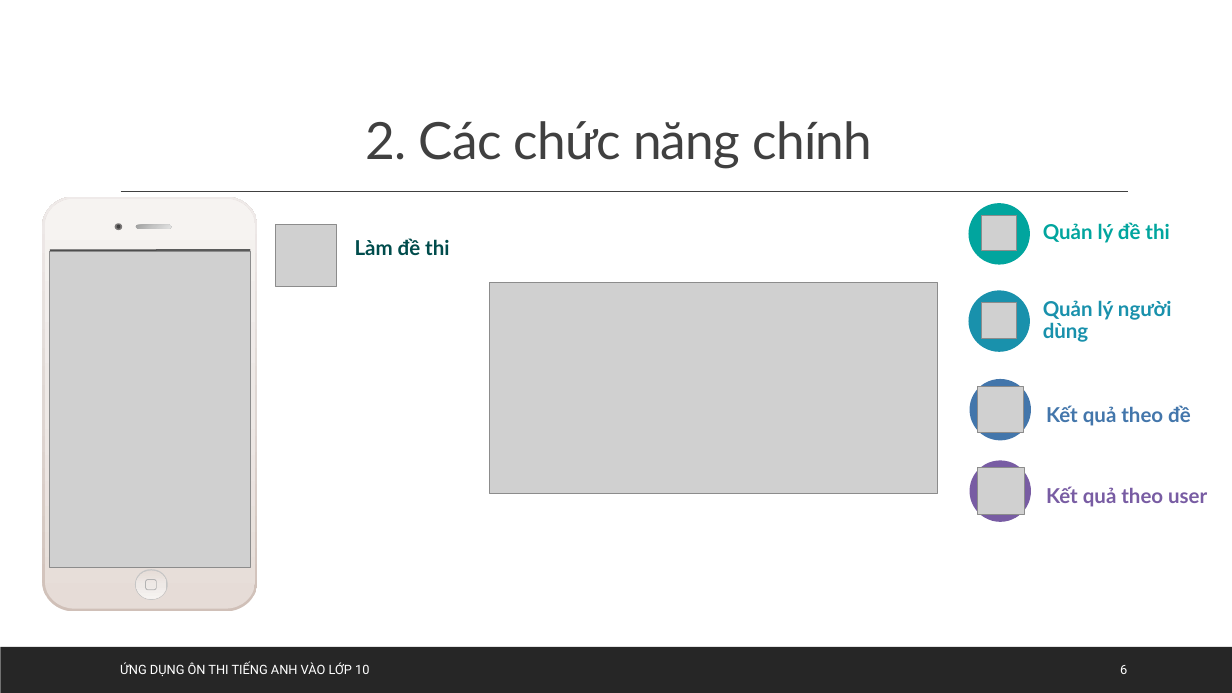
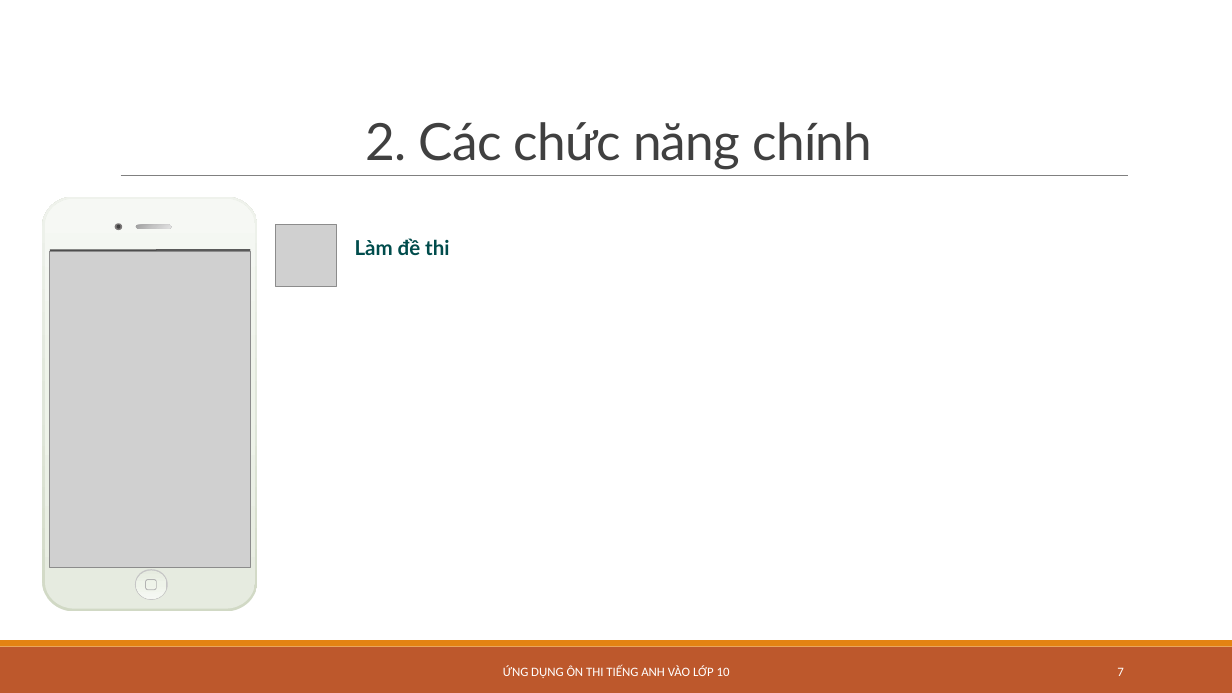
Before and after one commit to TruongDangQuang1998/OnThiTiengAnh10, a slide deck: slide 7 of Documents/Nhom27.pptx (slide 6 before the commit). Drawn at 1232x693 pixels with LibreOffice and Linux fonts; fonts in the diff are those of the drawing; grey boxes stand for pictures. Boxes give left, top, right and bottom in pixels: in the first picture for what was removed or moved away, otherwise in the second. Text is boxed around its words. In the diff, an @@ line names an element or a change of style, - is before the commit and + after.

```diff
--- a/Documents/Nhom27.pptx
+++ b/Documents/Nhom27.pptx
@@ title "2. Các chức năng chính" at bbox=[366, 122, 872, 170]: line spacing 0.9 to 0.85 @@
@@ line moved from (121, 192) - (1128, 192) to (121, 176) - (1128, 176) @@
@@ line (121, 176) - (1128, 176): stroke #404040 1 pt to #808080 0.5 pt @@
@@ freeform shape at bbox=[43, 197, 258, 612]: fill gradient #CFC1B8 to #E0D8D2 to #EFEBE9 to gradient #D1DAC5 to #E1E7DA to #F0F3EC @@
@@ freeform shape at bbox=[45, 199, 256, 608]: fill gradient #E6DDD8 to #EFE9E5 to #F7F4F2 to gradient #E7ECE0 to #EFF2EB to #F7F8F5 @@
@@ ellipse removed at bbox=[969, 203, 1030, 264] @@
@@ picture removed at bbox=[982, 215, 1018, 250] @@
@@ rectangle removed at bbox=[1043, 221, 1190, 243] @@
-Quản lý đề thi
@@ picture removed at bbox=[490, 283, 938, 494] @@
@@ ellipse removed at bbox=[969, 290, 1030, 351] @@
@@ rectangle removed at bbox=[1043, 299, 1190, 343] @@
-Quản lý người dùng
@@ picture removed at bbox=[982, 303, 1018, 338] @@
@@ ellipse removed at bbox=[970, 379, 1031, 440] @@
@@ picture removed at bbox=[977, 386, 1023, 433] @@
@@ text removed at bbox=[1046, 405, 1191, 426] @@
-Kết quả theo đề
@@ ellipse removed at bbox=[970, 460, 1031, 521] @@
@@ picture removed at bbox=[978, 468, 1024, 514] @@
@@ text removed at bbox=[1046, 486, 1207, 507] @@
-Kết quả theo user
@@ ellipse at bbox=[136, 570, 166, 599]: fill gradient #E6DDD8 to #EFE9E5 to #F7F4F2 to gradient #E7ECE0 to #EFF2EB to #F7F8F5 @@
@@ rectangle at bbox=[0, 647, 1232, 693]: fill #262626 to #BD582C @@
@@ rectangle added at bbox=[0, 640, 1232, 647], fill #E48312 @@
@@ text "ỨNG DỤNG ÔN THI TIẾNG ...": place and size @@
-text "ỨNG DỤNG ÔN THI TIẾNG ..." at bbox=[120, 663, 369, 676]
+text "ỨNG DỤNG ÔN THI TIẾNG ..." at bbox=[503, 665, 730, 678]
@@ text "ỨNG DỤNG ÔN THI TIẾNG ..." at bbox=[503, 665, 730, 678]: font Roboto to Calibri; alignment left to centre @@
@@ page number at bbox=[1117, 667, 1123, 676]: text changed; font Roboto to Calibri @@
-6
+7
```
Also in this commit, not shown: 17 other slides changed, 2 slides added, 1 other file.
